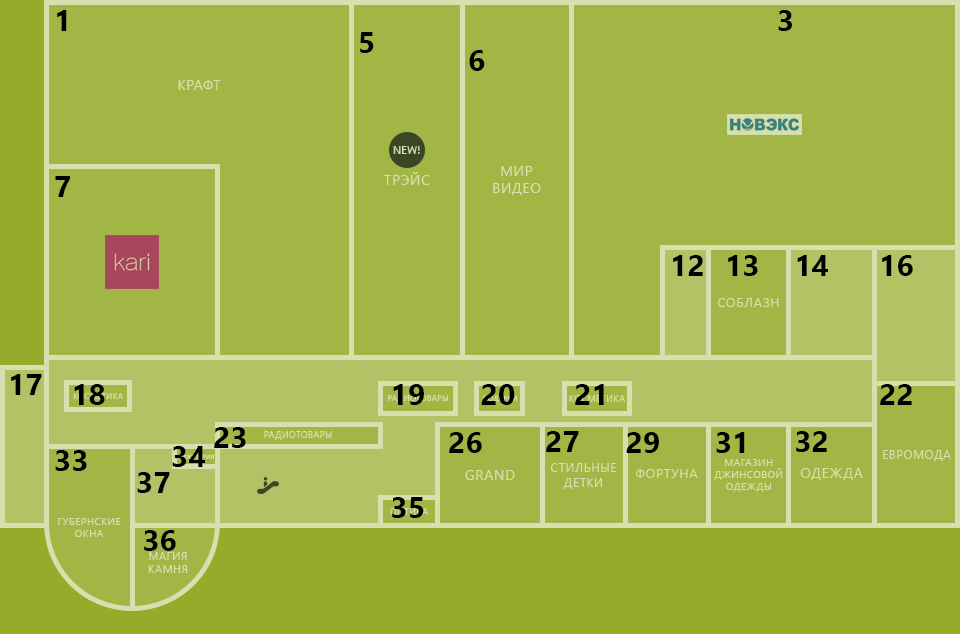
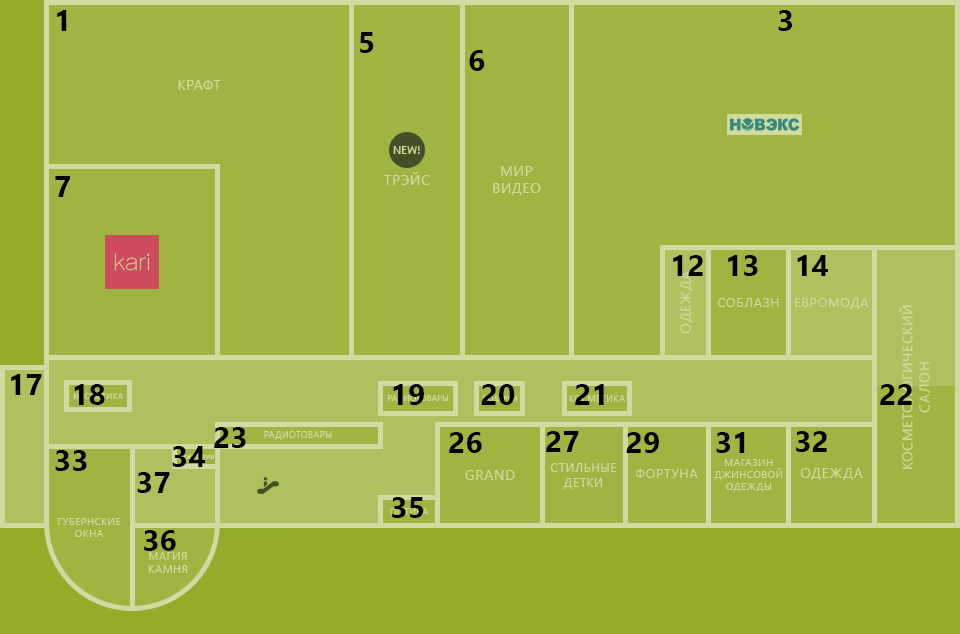
Before/after of a w=960, h=634 layered artwork. What changed in the layer stack:
hid "16" over [882,255,913,276]
"фон": opacity 62% → 56%, painted on it over [0,0,960,611]
